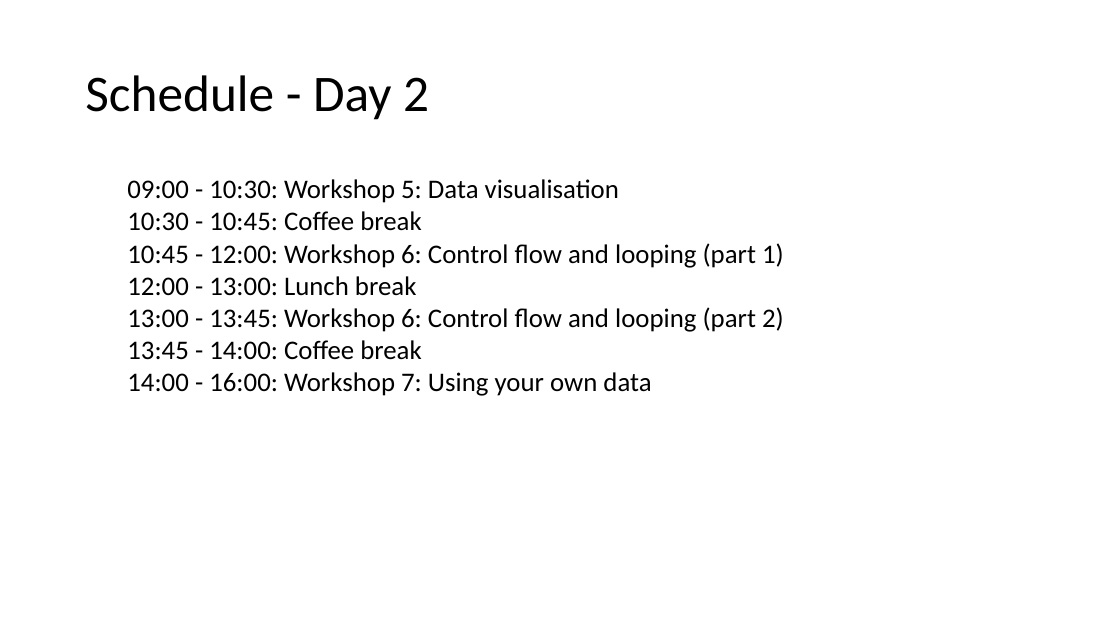
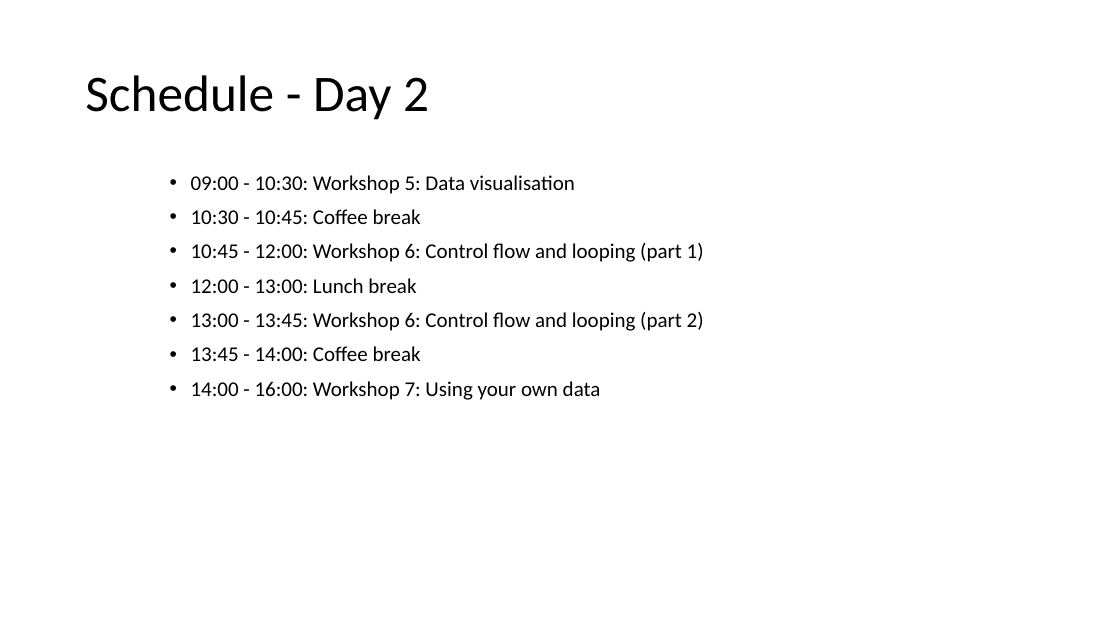
Before and after one commit to ClinicianCoders/ClinicianCoders, a slide deck: slide 6 of Workshops/WelcomePresentation_inperson.pptx. Drawn at 1120x630 pixels with LibreOffice and Linux fonts; fonts in the diff are those of the drawing. Boxes give left, top, right and bottom in pixels: in the first picture for what was removed or moved away, otherwise in the second. Text is boxed around its words. In the diff, an @@ line names an element or a change of style, - is before the commit and + after.

Commit message:
Update course schedule displayed on WelcomePresentation

```diff
--- a/Workshops/WelcomePresentation_inperson.pptx
+++ b/Workshops/WelcomePresentation_inperson.pptx
@@ text at (x1=191, y1=175, x2=704, y2=400): text changed; size 23 to 18 pt @@
-  09:00 - 10:30: Workshop 5: Data visualisation
-  10:30 - 10:45: Coffee break
-  10:45 - 12:00: Workshop 6: Control flow and looping (part 1)
-  12:00 - 13:00: Lunch break
-  13:00 - 13:45: Workshop 6: Control flow and looping (part 2)
-  13:45 - 14:00: Coffee break
-  14:00 - 16:00: Workshop 7: Using your own data
+• 09:00 - 10:30: Workshop 5: Data visualisation
+• 10:30 - 10:45: Coffee break
+• 10:45 - 12:00: Workshop 6: Control flow and looping (part 1)
+• 12:00 - 13:00: Lunch break
+• 13:00 - 13:45: Workshop 6: Control flow and looping (part 2)
+• 13:45 - 14:00: Coffee break
+• 14:00 - 16:00: Workshop 7: Using your own data
```
Also in this commit, not shown: 6 other slides changed.
